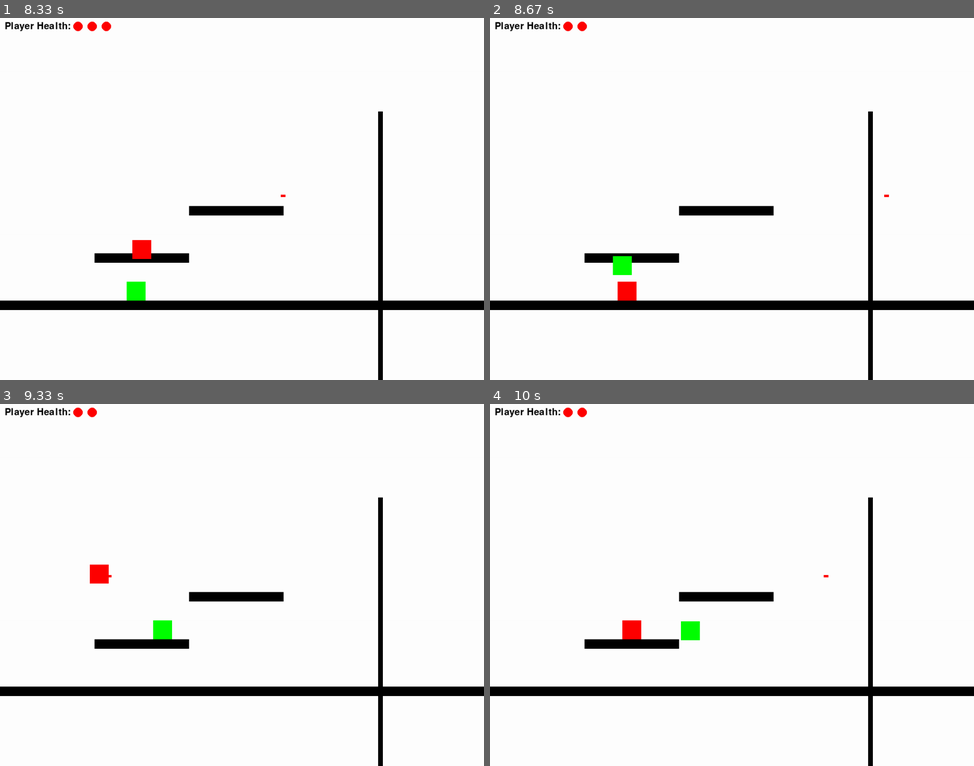
Above: before the commit, frames 1-4 (two rows, left to right).
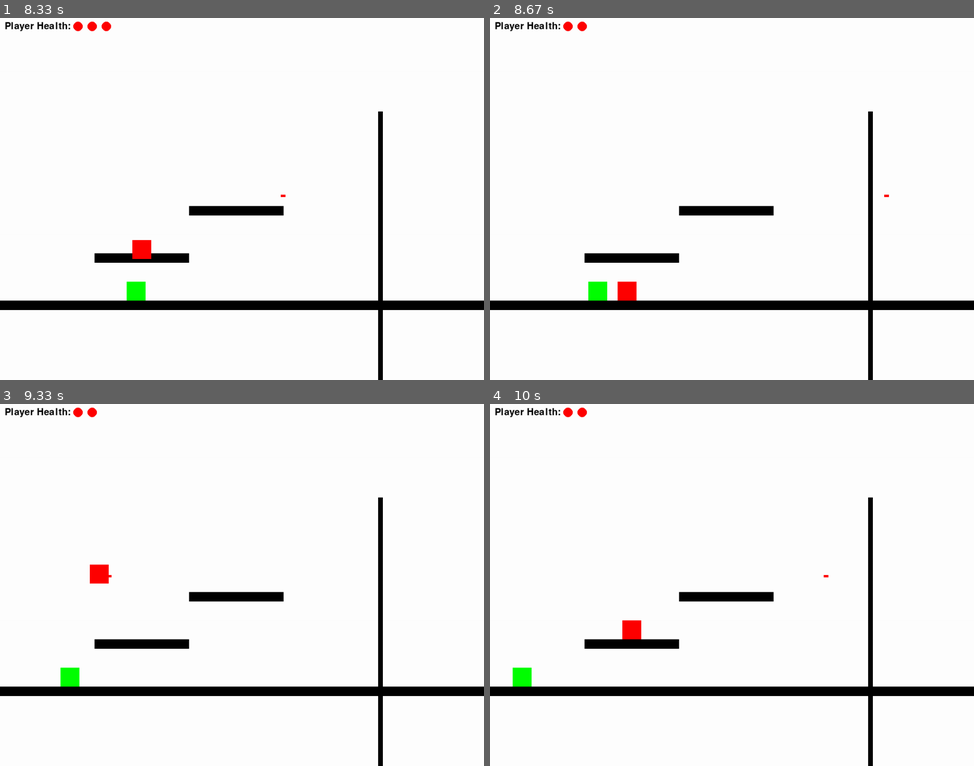
Above: after the commit, the same moments.

Repository: bobacojr/Pygame_Contra
Game: pygame game, started from main.py
The game is run twice, just before and just after one commit, with the same random seed, the same clock (stepped at 60 frames per second) and the same inputs.
Inputs:
- Up to frame 1 (8.33 s): tap K at 0.33, 0.82, 2.15, 3.48, 5.05, 6.38, 7.72 s; hold D 0.67-1.13 s; tap Space at 0.73, 1.03, 1.23, 1.57, 1.87, 2.07, 2.37, 2.63, 2.97, 3.27, 3.4, 3.7, 4.07, 4.47, 4.77, 4.97, 5.27, 5.47, 5.8, 6.1, 6.3, 6.6, 6.87, 7.2, 7.5, 7.63, 7.93, 8.3 s; hold W 1.17-1.47 s; hold D 1.5-1.97 s; hold A 2-2.53 s; hold S 2.57-2.87 s; hold A 2.9-3.3 s; hold D 3.33-3.97 s; hold S 4-4.37 s; hold A 4.4-4.87 s; hold D 4.9-5.37 s; hold W 5.4-5.7 s; hold D 5.73-6.2 s; hold A 6.23-6.77 s; hold S 6.8-7.1 s; hold A 7.13-7.53 s; hold D 7.57-8.2 s; hold S from 8.23 s (still down)
- Up to frame 2 (8.67 s): release S at 8.6 s; hold A from 8.63 s (still down)
- Up to frame 3 (9.33 s): tap Space at 8.7, 9, 9.2 s; release A at 9.1 s; hold D from 9.13 s (still down); tap K at 9.28 s
- Up to frame 4 (10 s): tap Space at 9.5, 9.7 s; release D at 9.6 s; hold W 9.63-9.93 s; hold D from 9.97 s (still down)

Frame 1 is identical in both runs. In frame 2, 0.4% of the frame differs, in the area x 20-30%, y 65-79%; in frame 3, 0.4%, in the area x 12-36%, y 59-79%; in frame 4, 0.4%.

Commit message:
small enemy fix

Diff:
--- a/main.py
+++ b/main.py
@@ -72,7 +72,6 @@
                 player.invincibility_timer = pygame.time.get_ticks() + 1000  # 1 second
 
             # Bounce the enemy back
-            enemy.direction *= -1  # Reverse direction
             enemy.rect.y -= 30  # Move enemy up slightly
             enemy.rect.x += enemy.direction * 20  # Move enemy away from player
 
